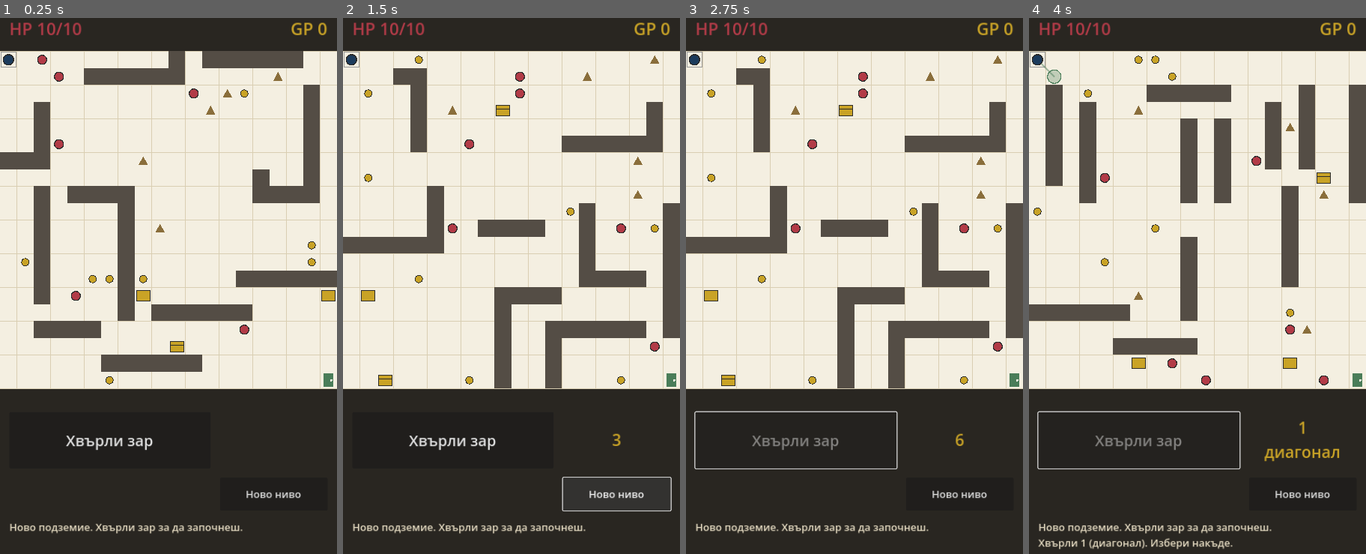
Above: before the commit, frames 1-4 (left to right).
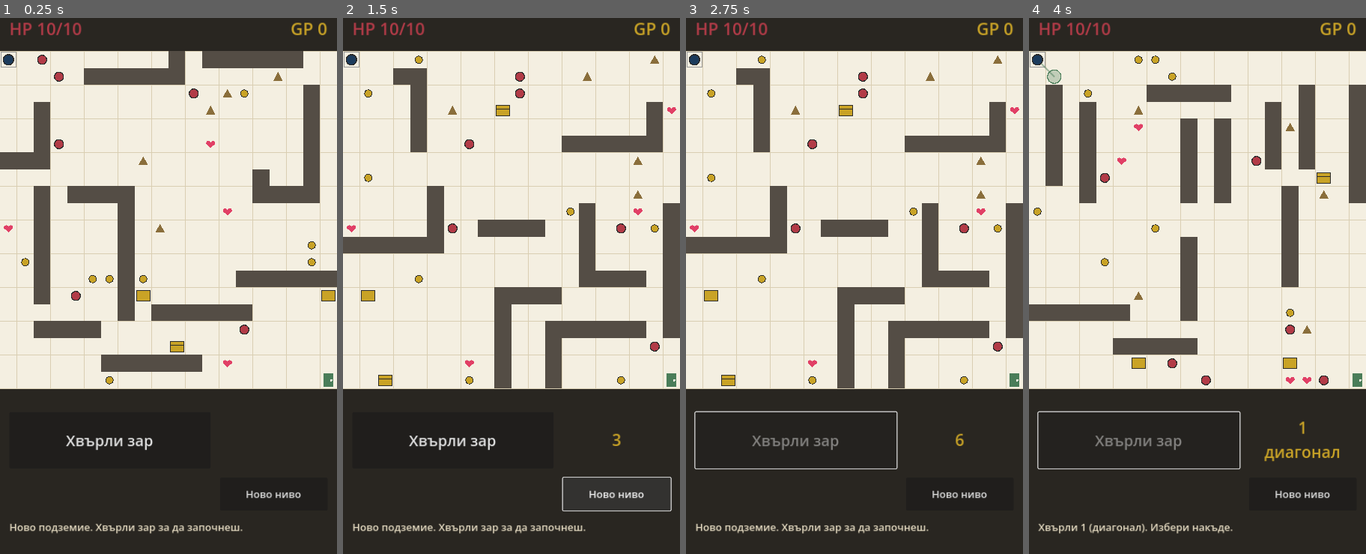
Above: after the commit, the same moments.

Repository: ViliyanSG/paper-dungeon
Game: Godot game, scene res://Main.tscn
Two runs of this game, one before a commit and one after it. Both use one fixed random seed, a clock stepped at 60 frames per second and the inputs below.
Inputs:
- Up to frame 1 (0.25 s): no input
- Up to frame 2 (1.5 s): click "Хвърли зар" at 0.5 s; click "Ново ниво" at 1.25 s
- Up to frame 3 (2.75 s): click "Хвърли зар" at 2 s
- Up to frame 4 (4 s): click "Ново ниво" at 2.75 s; click "Хвърли зар" at 3.5 s

The runs differ from the first frame. In frame 1, less than 0.1% of the frame differs, in the area x 1-69%, y 22-66%; in frame 2, less than 0.1%; in frame 3, less than 0.1%; in frame 4, 1.2%, in the area x 2-84%, y 19-100%.

Commit message:
Log shows only last event (direction + steps + GP/HP change); add hearts (+1d6 HP, capped at max)
Co-Authored-By: Claude Opus 4.8 <noreply@anthropic.com>

Diff:
--- a/main.gd
+++ b/main.gd
@@ -25,6 +25,7 @@
 const C_GRAY := Color(0.6, 0.6, 0.6)
 const C_TEXT := Color(0.90, 0.86, 0.76)
 const C_WALL := Color(0.33, 0.30, 0.27)
+const C_HEART := Color(0.88, 0.25, 0.40)
 
 # ---- Game state ----
 var player := {}
@@ -279,7 +280,7 @@
 	free.shuffle()
 
 	var idx := 0
-	var counts := {"enemy": 6, "trap": 5, "coin": 8, "chest": 3}
+	var counts := {"enemy": 6, "trap": 5, "coin": 8, "chest": 3, "heart": 4}
 	for etype in counts:
 		for i in counts[etype]:
 			if idx >= free.size():
@@ -409,6 +410,10 @@
 	option_paths = {}
 	awaiting_move = false
 
+	var start_pos: Vector2i = player.pos
+	var hp_before: int = player.hp
+	var gold_before: int = player.gold
+
 	for cell in full_path:
 		player.pos = cell
 		path.append(cell)
@@ -419,8 +424,38 @@
 	update_hud()
 	if not game_over:
 		roll_button.disabled = false
+		var steps := full_path.size()
+		var first_dir: Vector2i = full_path[0] - start_pos if steps > 0 else Vector2i.ZERO
+		var msg := "Ход %s, %d стъпки." % [_dir_word(first_dir), steps]
+		var gd: int = player.gold - gold_before
+		var hd: int = player.hp - hp_before
+		if gd != 0:
+			msg += " %+d GP." % gd
+		if hd != 0:
+			msg += " %+d HP." % hd
+		add_log(msg)
 	_update_roll_label()
 	queue_redraw()
+
+
+func _dir_word(d: Vector2i) -> String:
+	var h := ""
+	var v := ""
+	if d.x > 0:
+		h = "дясно"
+	elif d.x < 0:
+		h = "ляво"
+	if d.y > 0:
+		v = "долу"
+	elif d.y < 0:
+		v = "горе"
+	if h != "" and v != "":
+		return v + "-" + h
+	elif h != "":
+		return "на" + h
+	elif v != "":
+		return "на" + v
+	return "?"
 
 
 func _update_roll_label() -> void:
@@ -438,21 +473,16 @@
 	ent.alive = false
 	match ent.type:
 		"enemy":
-			var dmg := 1 + randi() % 6
-			player.hp -= dmg
-			add_log("Враг! -%d HP." % dmg)
+			player.hp -= 1 + randi() % 6
 			_check_death()
 		"trap":
-			var loss := 1 + randi() % 6
-			player.gold = maxi(0, player.gold - loss)
-			add_log("Капан! -%d GP." % loss)
+			player.gold = maxi(0, player.gold - (1 + randi() % 6))
 		"coin":
 			player.gold += 1
-			add_log("Монета! +1 GP.")
 		"chest":
-			var gain := 1 + randi() % 6
-			player.gold += gain
-			add_log("Сандък! +%d GP." % gain)
+			player.gold += 1 + randi() % 6
+		"heart":
+			player.hp = mini(player.max_hp, player.hp + 1 + randi() % 6)
 
 
 # =====================================================================
@@ -483,10 +513,7 @@
 
 
 func add_log(msg: String) -> void:
-	log_lines.append(msg)
-	while log_lines.size() > 7:
-		log_lines.pop_front()
-	log_label.text = "\n".join(log_lines)
+	log_label.text = msg  # only the most recent event
 
 
 # =====================================================================
@@ -541,6 +568,8 @@
 				draw_rect(Rect2(ctr.x - hw, ctr.y - hh, hw * 2, hh * 2), C_GOLD, true)
 				draw_rect(Rect2(ctr.x - hw, ctr.y - hh, hw * 2, hh * 2), C_INK, false, 1.5)
 				draw_line(ctr + Vector2(-hw, -hh * 0.25), ctr + Vector2(hw, -hh * 0.25), C_INK, 1.2)
+			"heart":
+				_draw_heart(ctr)
 
 	# entrance + exit
 	draw_rect(Rect2(2, GRID_TOP + 2, TILE - 4, TILE - 4), C_GRAY, false, 2.0)
@@ -571,6 +600,17 @@
 	draw_circle(pc, TILE * 0.27, C_BLUE)
 
 
+func _draw_heart(ctr: Vector2) -> void:
+	var s := TILE * 0.32
+	draw_circle(ctr + Vector2(-s * 0.42, -s * 0.18), s * 0.42, C_HEART)
+	draw_circle(ctr + Vector2(s * 0.42, -s * 0.18), s * 0.42, C_HEART)
+	var tri := PackedVector2Array([
+		ctr + Vector2(-s * 0.78, -s * 0.02),
+		ctr + Vector2(s * 0.78, -s * 0.02),
+		ctr + Vector2(0, s * 0.72)])
+	draw_colored_polygon(tri, C_HEART)
+
+
 func _draw_dead(ctr: Vector2) -> void:
 	var d := TILE * 0.22
 	draw_line(ctr + Vector2(-d, -d), ctr + Vector2(d, d), C_GRAY, 2.5)
